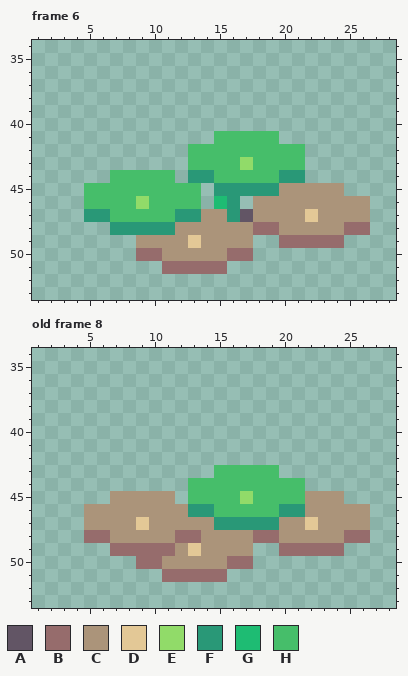
Pixel-art file, stored at assets/Flowers/Lupine/lupine_die.ase. Above, as it was before the edit.
32x64 pixels, 15 frames. Shown: frame 6: x 1..28, y 34..53; old frame 8: x 1..28, y 34..53. The commit also changed other frames, which this record leaves out.
Palette (. is transparent): A #625565  B #966c6c  C #ab947a  D #e3c896  E #91db69  F #299877  G #1ebc73  H #46be6a
Pixels before, frame 6, first column x 5:
41 ..........HHHHH.......
42 ........HHHHHHHHH.....
43 ........HHHHEHHHH.....
44 ..HHHHH.FFHHHHHFF.....
45 HHHHHHHHH.FFFFFCCCCC..
46 HHHHEHHHH.GF.CCCCCCCCC
47 FFHHHHHFFCCFACCCCDCCCC
48 ..FFFFFCCCCCCBBCCCCCBB
49 ....CCCCDCCCC..BBBBB..
50 ....BBCCCCCBB.........
51 ......BBBBB...........
Pixels before, old frame 8, first column x 5:
43 ..........HHHHH.......
44 ........HHHHHHHHH.....
45 ..CCCCC.HHHHEHHHHCCC..
46 CCCCCCCCFFHHHHHFFCCCCC
47 CCCCDCCCCCFFFFFCCDCCCC
48 BBCCCCCBBCCCCBBCCCCCBB
49 ..BBBBBCDCCCC..BBBBB..
50 ....BBCCCCCBB.........
51 ......BBBBB...........
Once edited:
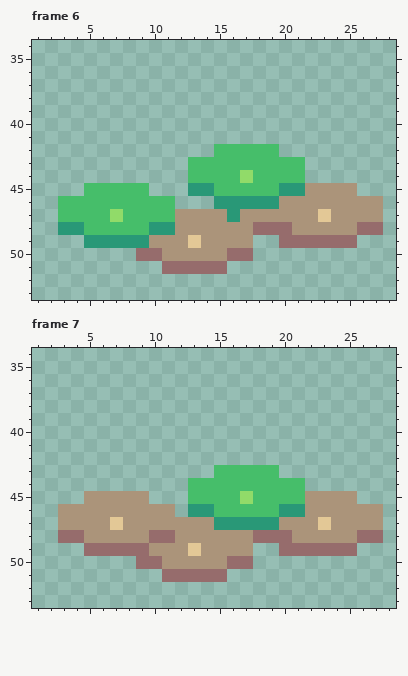
A new or re-ordered frame is compared with the old frame closest to it.
Changes in this commit:
frames re-ordered
Frame 6:
The edit adds colour B in row 48 at x 27; in row 49 at x 25.
Colour C gives way to colour B in row 48 at x 20.
The edit adds colour C in row 45 at x 25; in rows 46 to 47 at x 27.
Colour A gives way to colour C in row 47 at x 17.
Colour B gives way to colour C in row 48 at x 25.
Colour D gives way to colour C in row 47 at x 22.
Colour F gives way to colour C in row 47 at x 12 to 13.
Colour C gives way to colour D in row 47 at x 23.
Colour H gives way to colour E in row 44 at x 17; in row 47 at x 7.
The edit adds colour F in row 45 at x 14; in row 46 at x 17; in row 48 at x 3 to 4; in row 49 at x 5 to 8.
Colour C gives way to colour F in row 45 at x 20 to 21; in row 46 at x 18 to 19; in row 49 at x 9.
Colour G gives way to colour F in row 46 at x 15.
Colour H gives way to colour F in row 45 at x 13.
The edit adds colour H in rows 46 to 47 at x 3 to 4; in row 48 at x 5 to 6.
Colour E gives way to colour H in row 43 at x 17; in row 46 at x 9.
Colour F gives way to colour H in row 44 at x 13 to 14 and 20 to 21; in row 45 at x 15 to 19; in row 47 at x 5 to 6; in row 48 at x 7 to 9.
The edit erases colour H in row 41 at x 15 to 19; in row 42 at x 13 to 14 and 20 to 21; in row 44 at x 7 to 11; in row 45 at x 10 to 12; in row 46 at x 12 to 13.
Frame 7 against old frame 8:
The edit adds colour B in row 48 at x 3 to 4 and 27; in row 49 at x 5 to 6 and 25.
Colour C gives way to colour B in row 48 at x 10 to 11 and 20.
The edit adds colour C in row 45 at x 5 to 6 and 25; in rows 46 to 47 at x 3 to 4 and 27.
Colour B gives way to colour C in row 48 at x 5 to 6, 12 to 13 and 25; in row 49 at x 10 to 11.
Colour D gives way to colour C in row 47 at x 9 and 22.
Colour C gives way to colour D in row 47 at x 7 and 23.
The edit erases colour C in row 45 at x 10 to 11; in row 46 at x 12.
